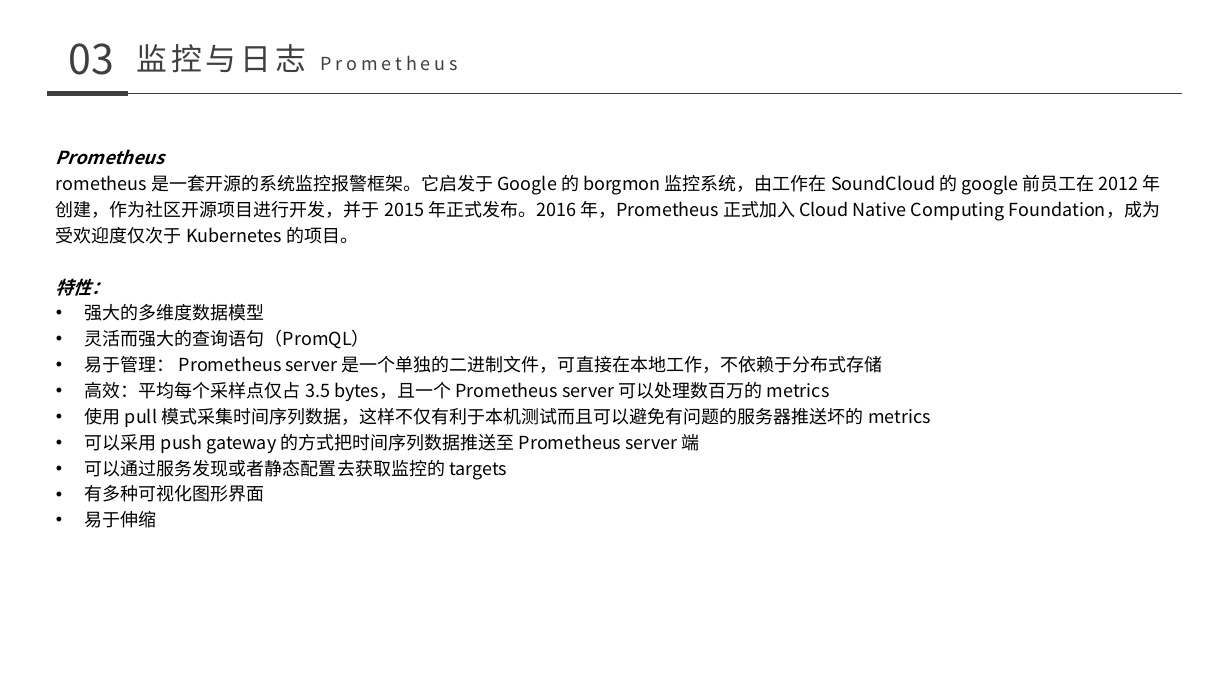
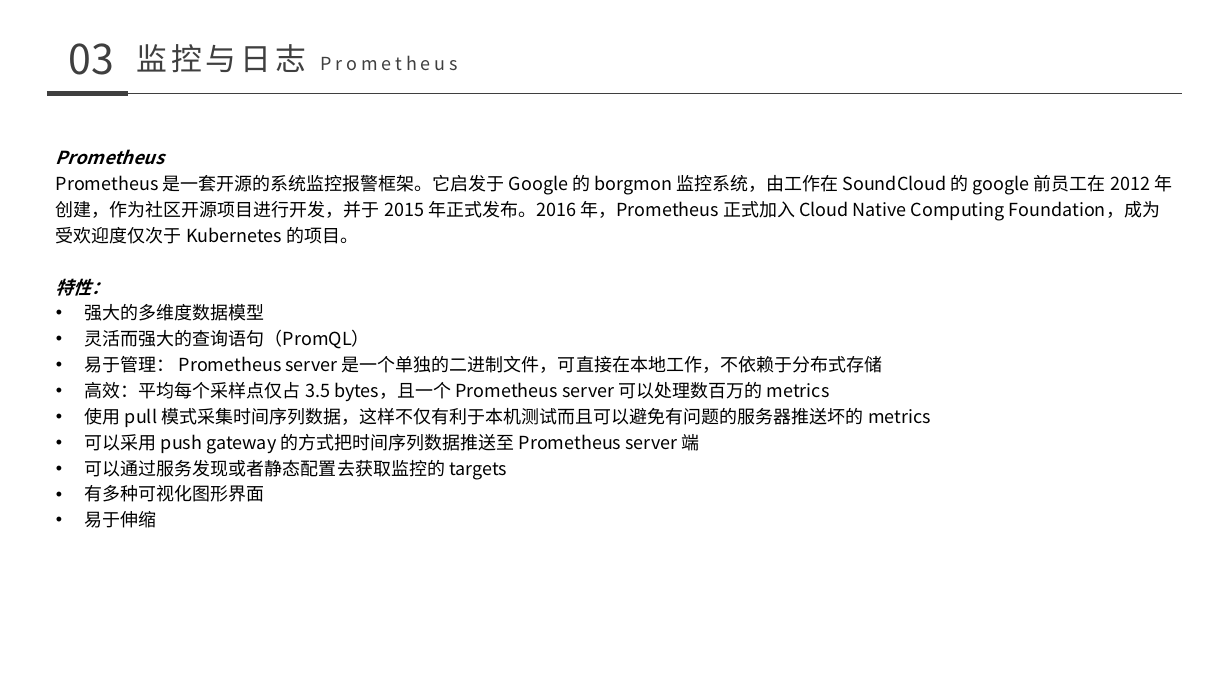
Before and after one commit to nutionMedivn/Kubernetes-training-camp, a slide deck: slide 70 of 基础/008-011 kubernetes.pptx. Drawn at 1232x693 pixels with LibreOffice and Linux fonts; fonts in the diff are those of the drawing. Boxes give left, top, right and bottom in pixels: in the first picture for what was removed or moved away, otherwise in the second. Text is boxed around its words. In the diff, an @@ line names an element or a change of style, - is before the commit and + after.

```diff
--- a/基础/008-011 kubernetes.pptx
+++ b/基础/008-011 kubernetes.pptx
@@ text at [56, 175, 1172, 244]: text changed @@
-rometheus 是一套开源的系统监控报警框架。它启发于 Google 的 borgmon 监控系统，由工作在 SoundCloud 的 google 前员工在 2012 年创建，作为社区开源项目进行开发，并于 2015 年正式发布。2016 年，Prometheus 正式加入 Cloud Native Computing Foundation，成为受欢迎度仅次于 Kubernetes 的项目。
+Prometheus 是一套开源的系统监控报警框架。它启发于 Google 的 borgmon 监控系统，由工作在 SoundCloud 的 google 前员工在 2012 年创建，作为社区开源项目进行开发，并于 2015 年正式发布。2016 年，Prometheus 正式加入 Cloud Native Computing Foundation，成为受欢迎度仅次于 Kubernetes 的项目。
```
Also in this commit, not shown: 5 other slides changed.
